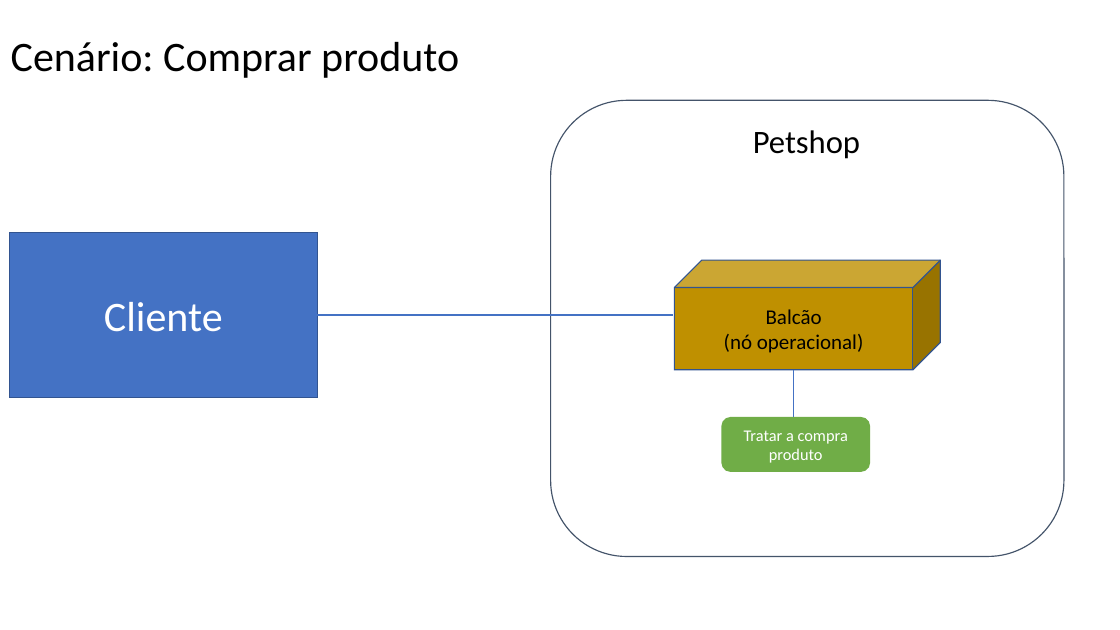
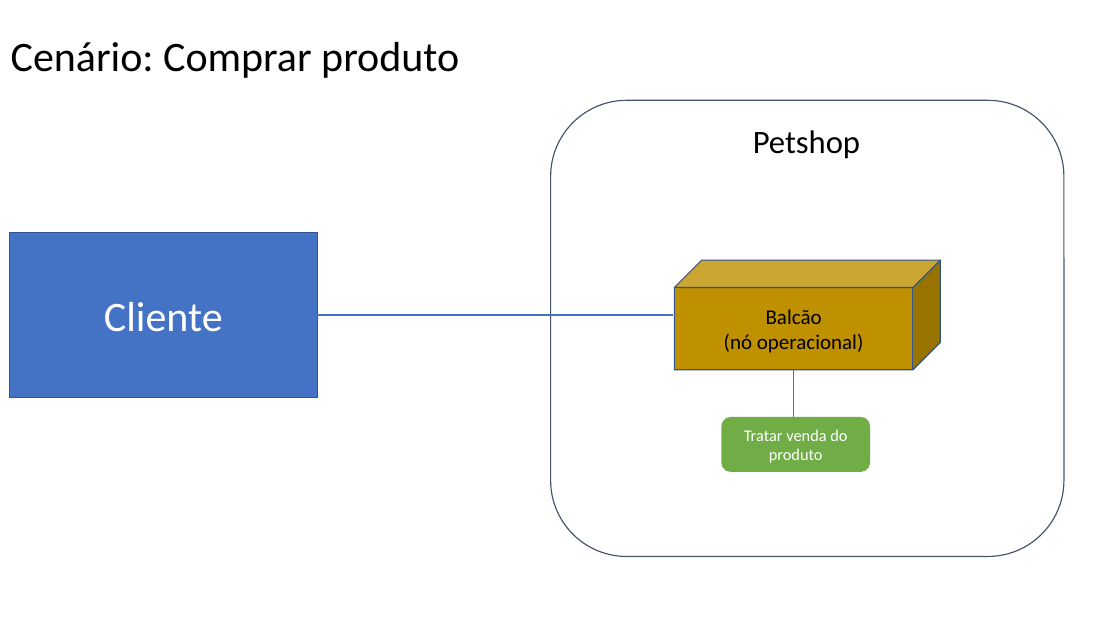
Before and after one commit to daniloimpacta/engenharia, a slide deck: slide 2 of 15 - Arquitetura de Negócio para cada Cenário.pptx. Drawn at 1120x630 pixels with LibreOffice and Linux fonts; fonts in the diff are those of the drawing. Boxes give left, top, right and bottom in pixels: in the first picture for what was removed or moved away, otherwise in the second. Text is boxed around its words. In the diff, an @@ line names an element or a change of style, - is before the commit and + after.

```diff
--- a/15 - Arquitetura de Negócio para cada Cenário.pptx
+++ b/15 - Arquitetura de Negócio para cada Cenário.pptx
@@ text in rounded rectangle at box(744, 429, 847, 463): text changed @@
-Tratar a compra produto
+Tratar venda do produto
```
Also in this commit, not shown: 18 other files.
